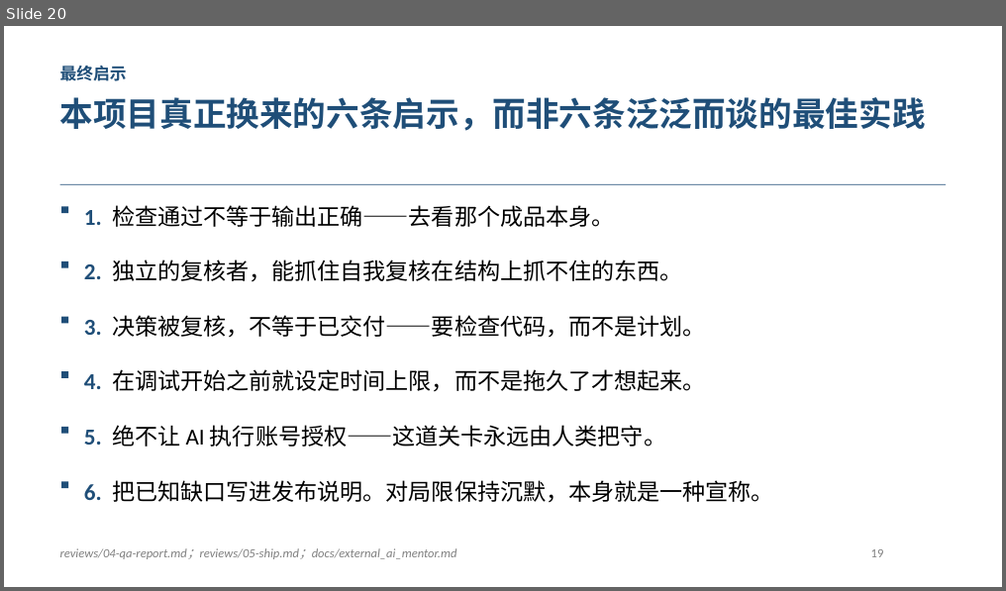
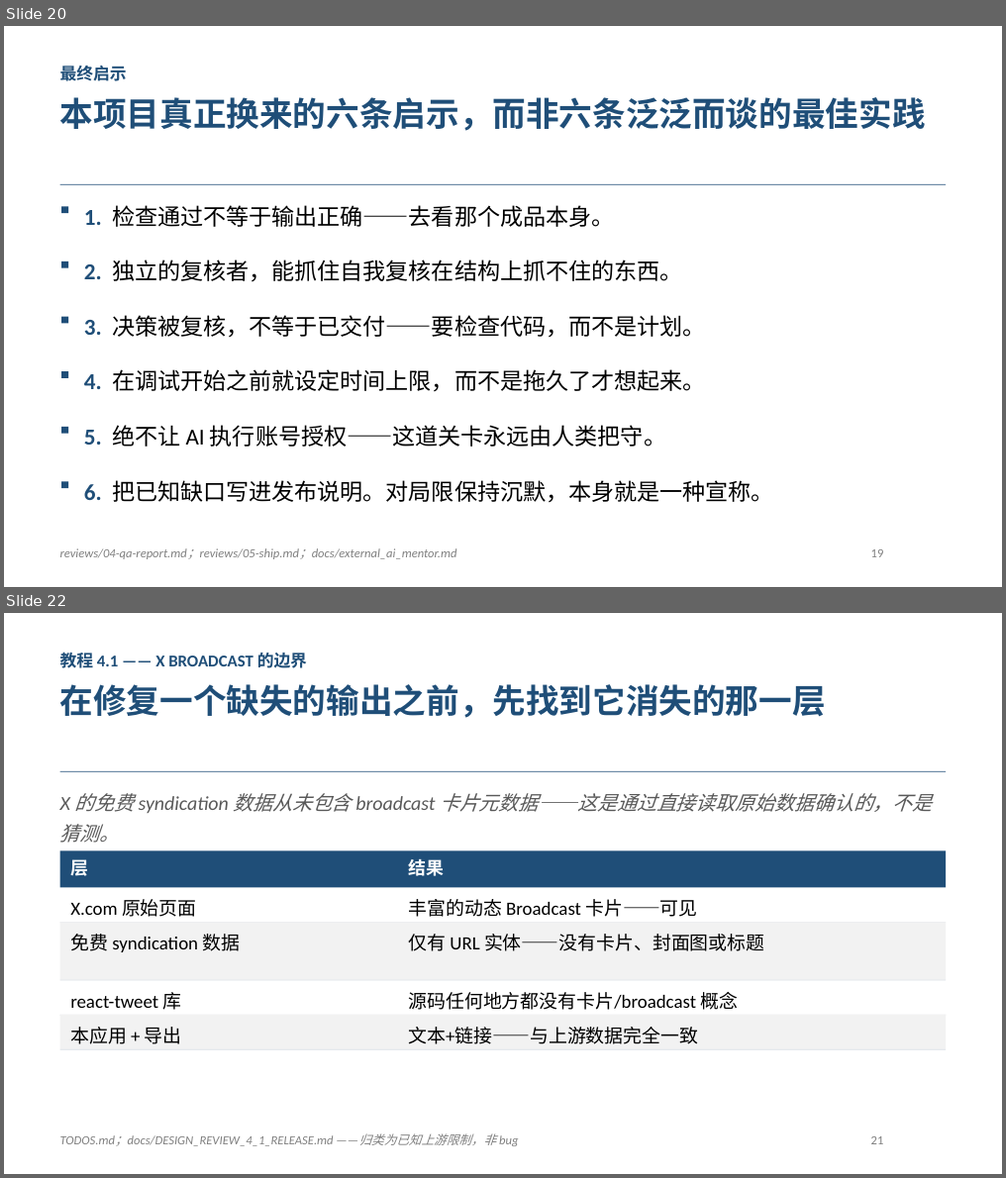
Before and after one commit to mikelix/gstack-tutorial-4-tweet-screenshot-tool, a slide deck: dist/gstack-tutorial-4_ZH.pptx. Shown one above the other, each under a label of ours: slide 20 before the commit, slides 20 and 22 after it; the slides between them are not shown. The pictures are 1006x591 and 1006x1178 pixels, drawn with LibreOffice and Linux fonts; fonts in the diff are those of the drawing. Boxes give left, top, right and bottom in pixels: in the first picture for what was removed or moved away, otherwise in the second. Text is boxed around its words. In the diff, an @@ line names an element or a change of style, - is before the commit and + after.

```diff
--- a/dist/gstack-tutorial-4_ZH.pptx
+++ b/dist/gstack-tutorial-4_ZH.pptx
@@ slide 22 added at [4, 613, 1002, 1174], background #FFFFFF @@
@@ text added at [60, 653, 307, 668], 16 pt, text #1F4E78, bold @@
+教程 4.1 —— X BROADCAST 的边界
@@ text added at [60, 684, 826, 718], 32 pt, text #1F4E78, bold @@
+在修复一个缺失的输出之前，先找到它消失的那一层
@@ rectangle added at [60, 771, 945, 771], fill #1F4E78 @@
@@ text added at [60, 793, 933, 843], 19 pt, text #595959, italic @@
+X 的免费 syndication 数据从未包含 broadcast 卡片元数据——这是通过直接读取原始数据确认的，不是猜测。
@@ rectangle added at [60, 851, 945, 888], fill #1F4E78 @@
@@ text added at [70, 860, 88, 876], 17 pt, text #FFFFFF, bold @@
+层
@@ text added at [408, 860, 444, 876], 17 pt, text #FFFFFF, bold @@
+结果
@@ text added at [70, 899, 197, 917], 18 pt, text #000000 @@
+X.com 原始页面
@@ text added at [408, 899, 697, 917], 18 pt, text #000000 @@
+丰富的动态 Broadcast 卡片——可见
@@ rectangle added at [60, 922, 945, 923], fill #D8DEE4 @@
@@ rectangle added at [60, 922, 945, 980], fill #F2F2F2 @@
@@ text added at [70, 934, 241, 953], 18 pt, text #000000 @@
+免费 syndication 数据
@@ text added at [408, 934, 765, 952], 18 pt, text #000000 @@
+仅有 URL 实体——没有卡片、封面图或标题
@@ rectangle added at [60, 980, 945, 980], fill #D8DEE4 @@
@@ text added at [70, 992, 182, 1010], 18 pt, text #000000 @@
+react-tweet 库
@@ text added at [408, 992, 738, 1010], 18 pt, text #000000 @@
+源码任何地方都没有卡片/broadcast 概念
@@ rectangle added at [60, 1015, 945, 1016], fill #D8DEE4 @@
@@ rectangle added at [60, 1015, 945, 1051], fill #F2F2F2 @@
@@ text added at [70, 1027, 182, 1045], 18 pt, text #000000 @@
+本应用 + 导出
@@ text added at [408, 1027, 698, 1045], 18 pt, text #000000 @@
+文本+链接——与上游数据完全一致
@@ rectangle added at [60, 1050, 945, 1051], fill #D8DEE4 @@
@@ text added at [60, 1134, 518, 1147], 12 pt, text #808080, italic @@
+TODOS.md；docs/DESIGN_REVIEW_4_1_RELEASE.md ——归类为已知上游限制，非 bug
@@ text added at [871, 1137, 884, 1145], 12 pt, text #808080 @@
+21
```
Also in this commit, not shown: 3 other slides added, 6 other files.
